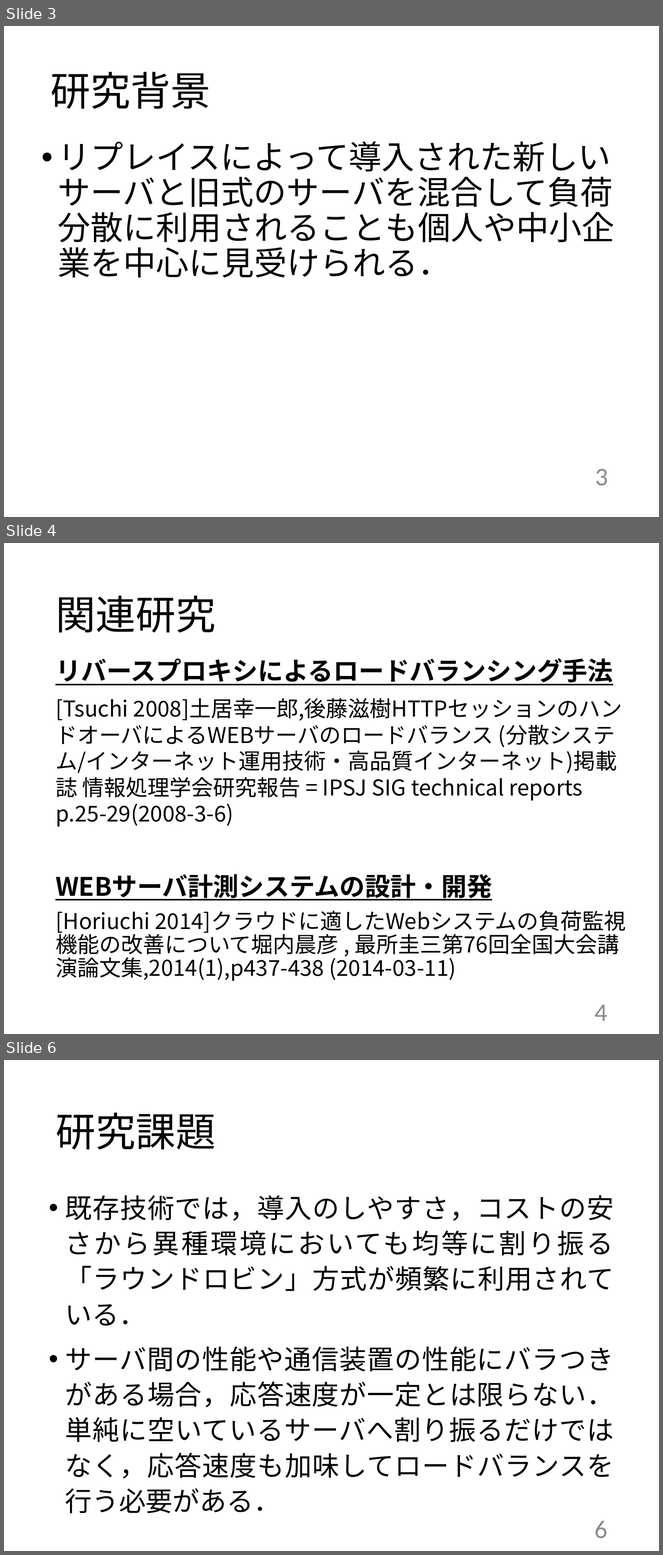
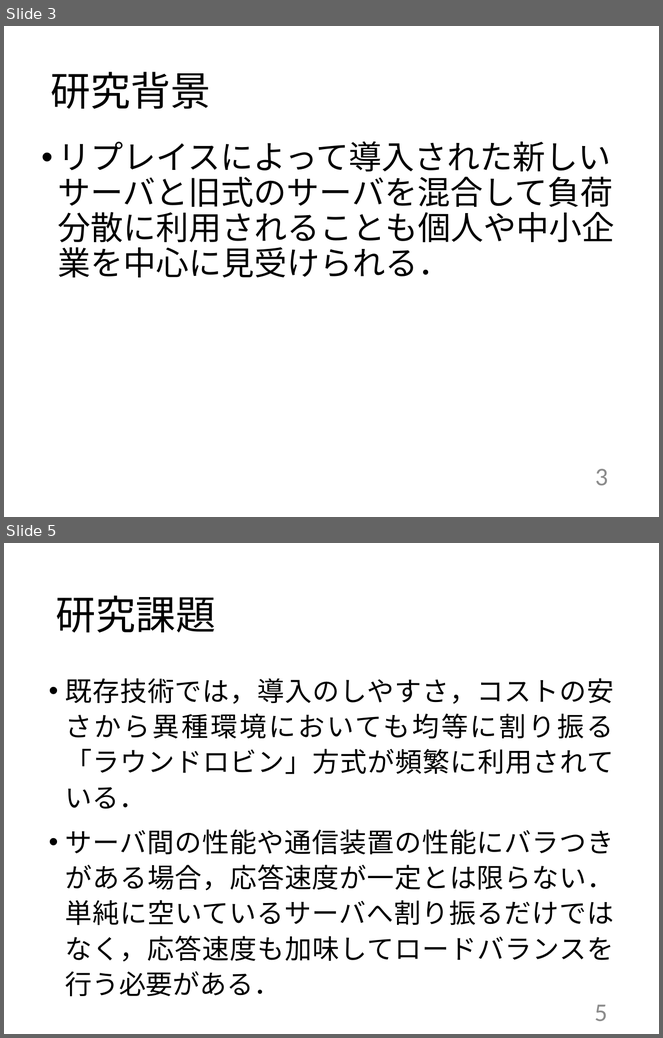
Before and after one commit to kait-takanolab/1821086_matsuo_thesis, a slide deck: 発表用/1821086_卒業研究発表会.pptx. Shown one above the other, each under a label of ours: slides 3, 4 and 6 before the commit, slides 3 and 5 after it; the slides between them are not shown. The pictures are 663x1555 and 663x1038 pixels, drawn with LibreOffice and Linux fonts; fonts in the diff are those of the drawing. Boxes give left, top, right and bottom in pixels: in the first picture for what was removed or moved away, otherwise in the second. Text is boxed around its words. In the diff, an @@ line names an element or a change of style, - is before the commit and + after.

```diff
--- a/発表用/1821086_卒業研究発表会.pptx
+++ b/発表用/1821086_卒業研究発表会.pptx
@@ slide 4 removed at <box>4,543,659,1034</box>, background #FFFFFF @@
@@ title removed at <box>55,596,216,633</box> @@
-関連研究
@@ text removed at <box>55,658,626,981</box> @@
-リバースプロキシによるロードバランシング手法
-[Tsuchi 2008]土居幸一郎,後藤滋樹HTTPセッションのハンドオーバによるWEBサーバのロードバランス (分散システム/インターネット運用技術・高品質インターネット)掲載誌 情報処理学会研究報告 = IPSJ SIG technical reports p.25-29(2008-3-6)
-WEBサーバ計測システムの設計・開発
-[Horiuchi 2014]クラウドに適したWebシステムの負荷監視機能の改善について堀内晨彦 , 最所圭三第76回全国大会講演論文集,2014(1),p437-438 (2014-03-11)
@@ page number removed at <box>595,1005,608,1021</box> @@
-4
@@ what was slide 6 is now slide 5 @@
@@ page number at <box>595,1005,608,1021</box>: text changed @@
-6
+5
```
Also in this commit, not shown: 10 slides changed, 1 slide added, 2 other slides removed, 2 other files.
